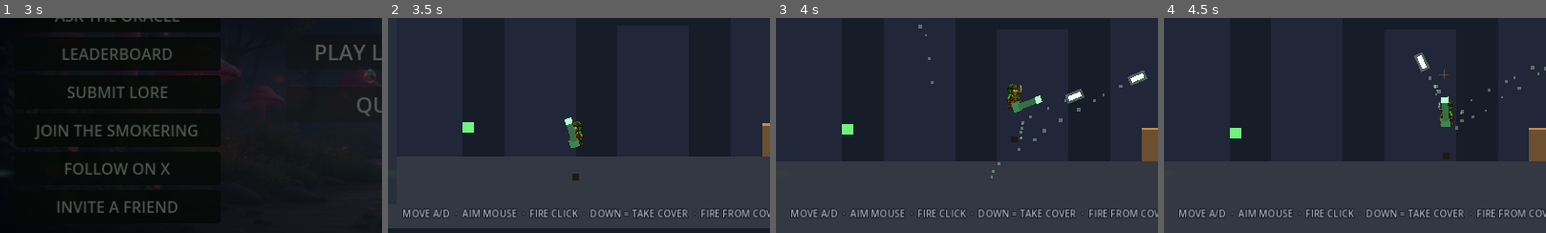
Above: before the commit, frames 1-4 (left to right).
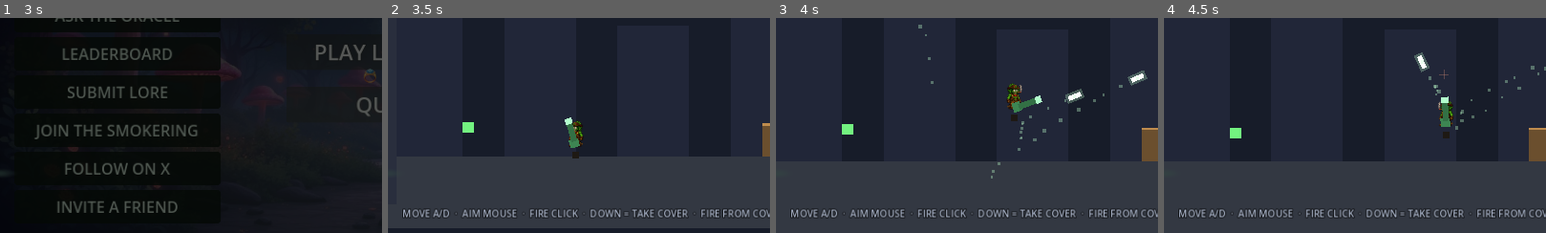
Above: after the commit, the same moments.

Repository: youngstunners88/GM-GAME
Game: Godot game, scene res://src/ui/main_menu.tscn
The game is run twice, just before and just after one commit, with the same random seed, the same clock (stepped at 60 frames per second) and the same inputs. Sound files missing from this copy of the repository are replaced by a short silence.
Inputs (mouse positions are % of the whole screen's width and height, from its top left):
- Up to frame 1 (3 s): click "PLAY LEVEL 1" at 0.5 s; click "PLAY LEVEL 1" at 1.25 s; click "NEW: BLUNT FORCE (v1.2)" at 2 s; click "NEW: BLUNT FORCE (v1.2)" at 2.75 s
- Up to frame 2 (3.5 s): no input
- Up to frame 3 (4 s): tap Enter at 3.5 s; move the mouse to (72, 45) at 3.52 s; hold D (move_right) from 3.53 s (still down); hold J (attack) from 3.53 s (still down); click (72, 45) at 3.67 s; tap Space (jump) at 3.77 s
- Up to frame 4 (4.5 s): release D (move_right) at 4.25 s; release J (attack) at 4.25 s; drag from (30, 55) to (50, 79) at 4.27 s
The pictures show only the part of the screen within x 0-50%, y 50-100%; the shares and areas given below are measured in that part.

Frame 1 is identical in both runs. In frame 2, less than 0.1% of the frame differs, in the area x 48-50%, y 62-76%; in frame 3, 0.1%; in frame 4, 0.1%, in the area x 73-75%, y 52-66%.

Commit message:
fix(residuals): torch walk-bob drift, stomp climb/AoE edge cases, Level 3 ladder
Founder residual-verification session: closes four items left open from
2026-08-02 (torch-in-hand never re-screenshotted, stomp and the Tax
Collector/Auditor chase gate-green but never seen live, Level 3 ladder
still ambiguous).

Torch (lil_blunt_visual.gd): Kimi K3 audit found the held-tool sprite is a
sibling of the body sprite, not a child, so it never received the
per-frame walk-cycle bob/lean the body gets -- causing visible drift
relative to the hand specifically while walking, invisible at idle. Fixed
by caching the grip base Y and re-applying the same delta to the tool each
frame. Also fixed a separate leg-render-below-floor formula bug (3 call
sites) and a facing-flip rotation asymmetry. Verified the real torch
texture (10x36px, fully opaque) matches the code's sizing assumption.
Live evidence: torch held at hand height in both idle AND walking poses.

Stomp (player.gd): audit confirmed all boss scenes already exclude
correctly from the stomp path, one-way platforms and ground-pound/stomp
double-damage are both already safe. Found and fixed two real gaps: a
stomp could false-trigger mid-ladder-climb from a stale pre-climb fall
speed (_climbing now excluded, and _last_fall_speed resets on climb
entry), and the ground-pound AoE had no boss exclusion unlike the stomp
path it sits beside. Live evidence: a fresh-spawned enemy stomped for
+40 score with lives unchanged, player bounced clean.

Level 3 ladder (level_03_gold_rush.gd): applied top_exit_offset targeting
the platform bridging the timed-gate gap; arithmetic and design-intent
independently re-verified by a second Kimi pass. Fixed a comment-only
arithmetic slip found in the same pass.

Live evidence also gathered for the Tax Collector/Auditor boss chase
(pursues and lands a hit on a fleeing player). Grok 4.5 feel brief flagged
the post-trigger punish window as a touch fast for a first encounter --
noted for a future tuning pass, not changed here per the "tune only if
evidence demands it" scope.

tool-hold-anchor skill gained a new Check 5 (animation coupling) so this
bug class doesn't have to be rediscovered. Audio8 spike stayed correctly
deferred: no rights-cleared reference clip exists for the required voice
cloning, and none was supplied this session.

Co-Authored-By: Claude Sonnet 5 <noreply@anthropic.com>
Claude-Session: https://claude.ai/code/session_01KkjNwKWegSVaQWrVTiU8ru

Diff:
--- a/src/level/level_03_gold_rush.gd
+++ b/src/level/level_03_gold_rush.gd
@@ -75,9 +75,16 @@
 		EntitySpawner.spawn("coin", pos + Vector2(-20, -34), self)
 		EntitySpawner.spawn("coin", pos + Vector2(20, -34), self)
 	# Ladder up to the timed gate's approach ledge (escape from the cart run).
+	# Founder residual (2026-08-03): flagged "still ambiguous" last session.
+	# Resolved by the same computation used for level_01/02's fixed ladders:
+	# nearest platform is Vector4(1480,420,120,20) — top_y=350 with the
+	# default offset (0,-20) lands at (1465,330), 15px short of the
+	# platform's left edge (1480) AND 90px above its surface (420). Target =
+	# (platform_x + width/2, platform_y - 20) = (1540, 400).
 	var ladder := preload("res://src/level/ladder.tscn").instantiate()
 	ladder.global_position = Vector2(1465, 350)
 	ladder.height = 300.0
+	ladder.top_exit_offset = Vector2(75, 50)  # -> platform centre (1540, 400)
 	add_child(ladder)
 	# EXPLORER — secret walls in the old diggings.
 	for wall_pos: Vector2 in [Vector2(868, 586), Vector2(2468, 586), Vector2(3068, 586)]:
--- a/src/player/lil_blunt_visual.gd
+++ b/src/player/lil_blunt_visual.gd
@@ -42,6 +42,7 @@
 		if _tool:
 			_tool.flip_h = not value
 			_tool.position.x = TOOL_HAND_X if value else -TOOL_HAND_X
+			_tool.rotation = 0.35 if value else -0.35
 
 ## Ground-movement flag driven by the player each physics frame; while true
 ## the sprite gets a light run-bob (rotation + hop) so walking reads as
@@ -52,6 +53,11 @@
 const TOOL_HAND_X: float = 14.0
 var _tool: Sprite2D
 var _tool_path: String = ""
+## Grip-anchored Y computed once in set_tool(); _process() re-applies the
+## same per-frame walk bob/lean to _tool from this base so the held tool
+## doesn't drift relative to the hand while walking (_tool is a sibling of
+## _spr, not a child, so it gets none of _spr's bob for free).
+var _tool_base_y: float = 0.0
 ## Cosmetic flame glow, torch only. The project has no 2D lighting pipeline
 ## (no PointLight2D used anywhere) and Stage 2 has no darkness mechanic to
 ## illuminate — a raw light node here would render as an unconfigured bright
@@ -136,13 +142,19 @@
 		# Body: bounce + a small lean into the walk (reads as arm/shoulder swing).
 		_spr.position.y = feet_y - lift
 		_spr.rotation = sin(stride) * 0.05 + dir * 0.04
+		# _tool is a sibling of _spr (not a child), so it gets none of the
+		# bob above for free — apply the same lift here or the held item
+		# visibly drifts from the hand while walking (see tool-hold-anchor).
+		if _tool:
+			_tool.position.y = _tool_base_y - lift
+			_tool.rotation = (0.35 if facing_right else -0.35) + sin(stride) * 0.05 * dir
 		# Feet swing forward/back in opposite phase, forward foot lifting — a
 		# clear "legs moving" read. Offset toward the facing direction.
 		var swing := sin(stride) * 7.0
 		_leg_l.visible = true
 		_leg_r.visible = true
-		_leg_l.position = Vector2(-6 + swing * dir, feet_y + _spr.texture.get_height() - 8 - maxf(0.0, swing) * 0.6)
-		_leg_r.position = Vector2(-1 - swing * dir, feet_y + _spr.texture.get_height() - 8 - maxf(0.0, -swing) * 0.6)
+		_leg_l.position = Vector2(-6 + swing * dir, feet_y + _spr.texture.get_height() / 2.0 - 8 - maxf(0.0, swing) * 0.6)
+		_leg_r.position = Vector2(-1 - swing * dir, feet_y + _spr.texture.get_height() / 2.0 - 8 - maxf(0.0, -swing) * 0.6)
 	else:
 		if _bob_time != 0.0:
 			_bob_time = 0.0
@@ -150,7 +162,7 @@
 			_spr.position.y = feet_y
 		# Feet planted together under the body while idle.
 		if _leg_l:
-			var by := feet_y + _spr.texture.get_height() - 8
+			var by := feet_y + _spr.texture.get_height() / 2.0 - 8
 			_leg_l.position = Vector2(-6, by)
 			_leg_r.position = Vector2(-1, by)
 
@@ -168,8 +180,8 @@
 		return
 	if _tool == null:
 		_tool = Sprite2D.new()
-		_tool.rotation = 0.35
 		add_child(_tool)
+	_tool.rotation = 0.35 if facing_right else -0.35
 	_tool.texture = load(path)
 	_tool.flip_h = not facing_right
 	# Tool sprites (pickaxe, torch) are tall thin poles (~34-36px) drawn
@@ -183,9 +195,10 @@
 	# and only a short handle stub below it — how you'd actually grip one.
 	var tex_height := float(_tool.texture.get_height()) if _tool.texture else 0.0
 	var grip_from_bottom := tex_height * 0.25
+	_tool_base_y = 2.0 - (tex_height / 2.0 - grip_from_bottom)
 	_tool.position = Vector2(
 		TOOL_HAND_X if facing_right else -TOOL_HAND_X,
-		2.0 - (tex_height / 2.0 - grip_from_bottom))
+		_tool_base_y)
 	if path.contains("torch"):
 		_show_glow(tex_height)
 	else:
--- a/src/player/player.gd
+++ b/src/player/player.gd
@@ -123,6 +123,7 @@
 	if _ladder_zones > 0 and (Input.is_action_pressed("move_up") or Input.is_action_pressed("move_down")):
 		_climbing = true
 		velocity = Vector2.ZERO
+		_last_fall_speed = 0.0  # else a stale pre-climb value can false-trigger a stomp mid-climb
 		input_handler.is_wall_sliding = false
 		wall_sparks.emitting = false
 		# MUST return here. Without it, the rest of this function (gravity,
@@ -306,9 +307,12 @@
 		var collider := get_slide_collision(i).get_collider()
 		if collider and collider.is_in_group("breakable") and collider.has_method("break_block"):
 			collider.break_block()
-	# Stun (damage) enemies within a short radius of the impact.
+	# Stun (damage) enemies within a short radius of the impact. Bosses keep
+	# their own VULNERABLE-window contract (same reason _try_stomp excludes
+	# them) -- a free AoE pound would otherwise bypass it.
 	for enemy in get_tree().get_nodes_in_group("enemy"):
 		if enemy is Node2D and is_instance_valid(enemy) \
+				and not enemy.is_in_group("boss") \
 				and global_position.distance_to(enemy.global_position) < 120.0 \
 				and enemy.has_method("take_damage"):
 			enemy.take_damage(1)
@@ -575,6 +579,8 @@
 ## but _last_fall_speed still holds the pre-landing value (player.gd only
 ## resets it once is_on_floor() is true).
 func _try_stomp(body: Node2D) -> bool:
+	if _climbing:
+		return false  # ladder contact uses the enemy's normal deal_damage path
 	if body.is_in_group("boss"):
 		return false
 	if not body.has_method("take_damage"):
Not shown, changed: .claude/skills/tool-hold-anchor/SKILL.md
Not shown, changed: STATUS.md
Not shown, added: docs/model-responses/2026-08-03-deepseek-residual-compliance.md
Not shown, added: docs/model-responses/2026-08-03-grok-residual-feel.md
Not shown, added: docs/model-responses/2026-08-03-kimi-l3-ladder-stomp.md
Not shown, added: docs/model-responses/2026-08-03-kimi-torch-attach.md
Not shown, changed: docs/security/audit-log.md
Not shown, added: docs/session-logs/2026-08-03-residuals-torch-stomp-chase-ladder.md
Not shown, added: prompts/deepseek-residual-compliance.md
Not shown, added: prompts/grok-residual-feel-brief.md
Not shown, added: prompts/kimi-l3-ladder-stomp-edge-cases.md
Not shown, added: prompts/kimi-torch-attach-audit.md
